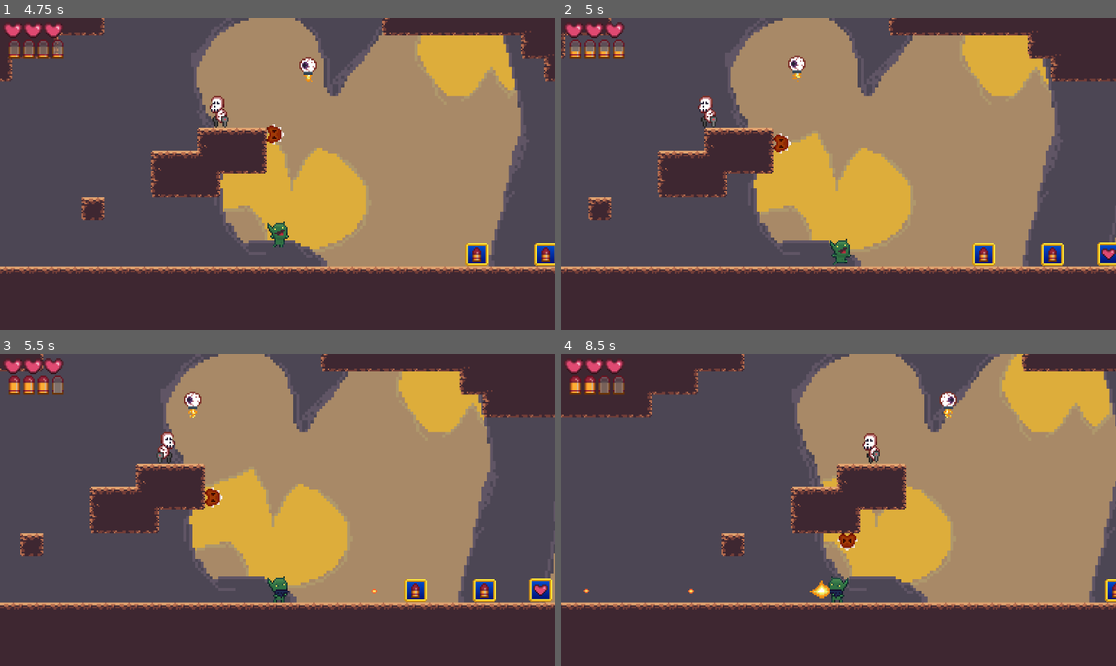
Above: before the commit, frames 1-4 (two rows, left to right).
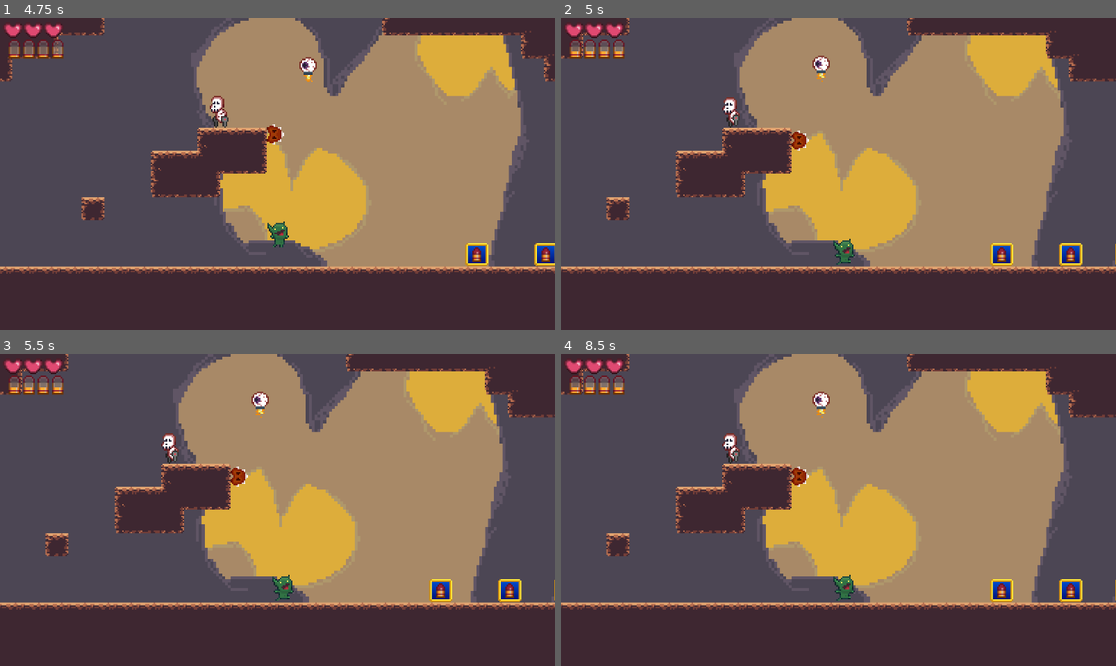
Above: after the commit, the same moments.

Repository: htimsekim/gobbo
Game: Godot game, scene res://src/title/titleMenu.tscn
Two runs of this game, one before a commit and one after it. Both use one fixed random seed, a clock stepped at 60 frames per second and the inputs below.
Inputs (mouse positions are in pixels of both pictures, inside the frame that each line leads up to):
- Up to frame 1 (4.75 s): click "new game" at 0.5 s; move the mouse to (399, 158) at 1.27 s; hold Right (move_right) 1.28-2 s; hold S (crouch) 1.28-2 s; click (399, 158) at 1.42 s; tap Space (jump) at 1.52, 4.52 s; drag from (166, 189) to (277, 252) at 2.02 s; move the mouse to (333, 105) at 2.77 s; press the mouse at (333, 105) at 2.78 s; hold A (move_left) 2.78-3.5 s; release the mouse at (333, 105) at 3.5 s; drag from (249, 236) to (321, 117) at 3.52 s; move the mouse to (444, 220) at 4.27 s; hold Right (move_right) from 4.28 s (still down); hold Right mouse button (shoot) from 4.28 s (still down)
- Up to frame 2 (5 s): keep holding Right (move_right); keep holding Right mouse button (shoot); tap Escape (menu, bound only after the commit) at 4.9 s
- Up to frame 3 (5.5 s): release Right (move_right) at 5 s; release Right mouse button (shoot) at 5 s; drag from (111, 463) to (543, 591) at 5.02 s
- Up to frame 4 (8.5 s): move the mouse to (866, 510) at 5.77 s; hold Right (move_right) 5.78-6.5 s; hold S (crouch) 5.78-6.5 s; click (866, 510) at 5.92 s; drag from (755, 432) to (977, 591) at 6.52 s; move the mouse to (960, 494) at 7.27 s; press the mouse at (960, 494) at 7.28 s; hold A (move_left) 7.28-8 s; tap Space (jump) at 7.52 s; release the mouse at (960, 494) at 8 s; drag from (727, 525) to (905, 447) at 8.02 s

Frame 1 is identical in both runs. In frame 2, 11% of the frame differs, in the area x 0-100%, y 0-82%; in frame 3, 13%; in frame 4, 35%.
Error in both runs: Invalid get index '0' (on base: 'Array'). (res://src/title/newGameButton.gd:11)

Commit message:
savegame

Diff:
--- a/project.godot
+++ b/project.godot
@@ -184,6 +184,11 @@
 , Object(InputEventJoypadMotion,"resource_local_to_scene":false,"resource_name":"","device":0,"axis":1,"axis_value":-1.0,"script":null)
  ]
 }
+menu={
+"deadzone": 0.5,
+"events": [ Object(InputEventKey,"resource_local_to_scene":false,"resource_name":"","device":0,"alt":false,"shift":false,"control":false,"meta":false,"command":false,"pressed":false,"scancode":16777217,"unicode":0,"echo":false,"script":null)
+ ]
+}
 
 [layer_names]
 
--- a/src/Objects/Player.gd
+++ b/src/Objects/Player.gd
@@ -23,6 +23,10 @@
 		blinktimer.start()
 
 	direction = get_direction() #function determines if player is moving right or left
+	if Input.is_action_pressed("menu"):
+		var confirm = load("res://src/UI/confirm.tscn").instance()
+		get_parent().call_deferred("add_child", confirm)
+		get_tree().paused = true
 
 	var is_jump_interrupted = Input.is_action_just_released("jump") and _velocity.y < 0.0
 	_velocity = calculate_move_velocity(_velocity, direction, speed, is_jump_interrupted)
--- /dev/null
+++ b/src/UI/confirm.gd
@@ -0,0 +1,4 @@
+extends NinePatchRect
+
+func _process(delta):
+	print("dfdfd")
--- /dev/null
+++ b/src/UI/confirm.tscn
@@ -0,0 +1,11 @@
+[gd_scene load_steps=3 format=2]
+
+[ext_resource path="res://assets/art/backgrounds/bluesky.png" type="Texture" id=1]
+[ext_resource path="res://src/UI/confirm.gd" type="Script" id=2]
+
+[node name="Node2D" type="NinePatchRect"]
+texture = ExtResource( 1 )
+script = ExtResource( 2 )
+__meta__ = {
+"_edit_use_anchors_": false
+}
